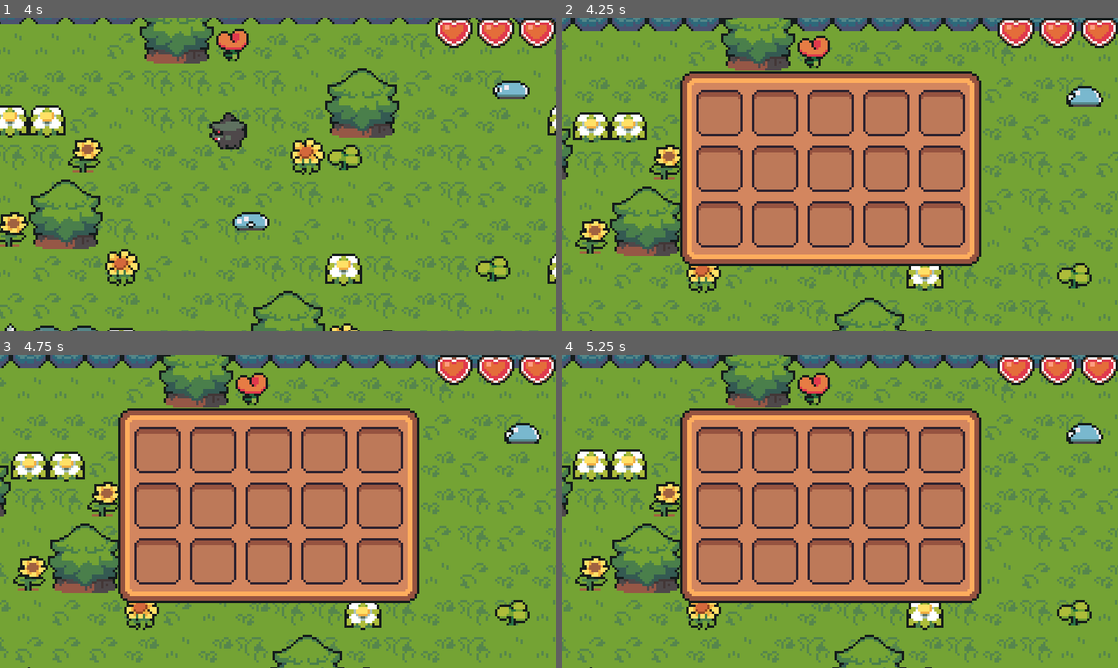
Above: before the commit, frames 1-4 (two rows, left to right).
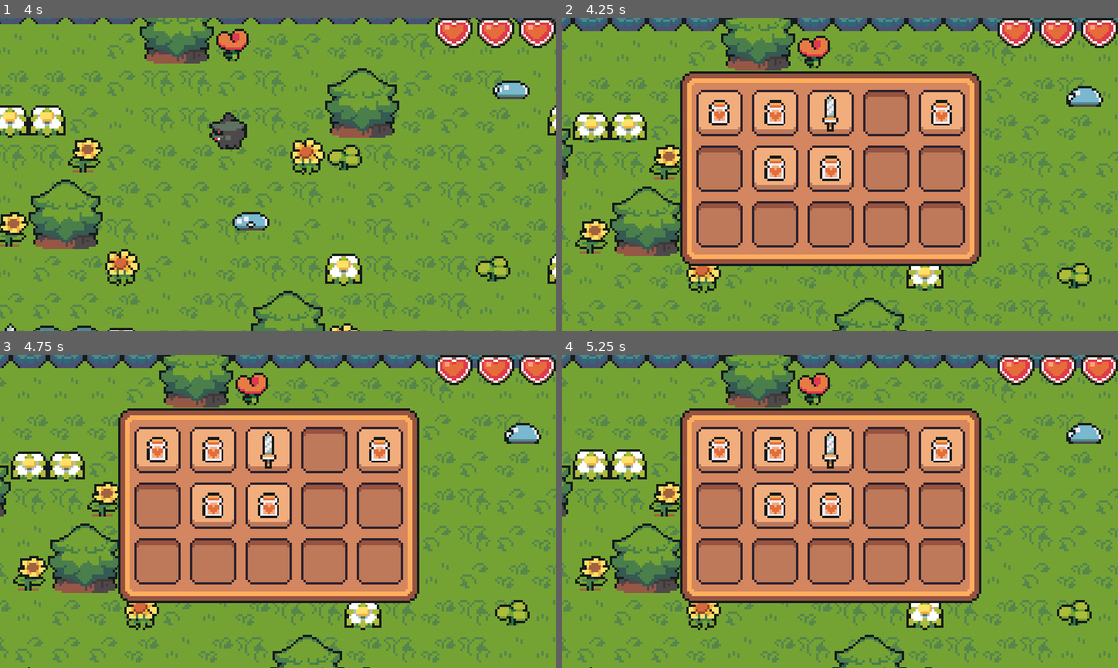
Above: after the commit, the same moments.

Repository: kushiemoon-dev/Crystal_Kingdom
Game: Godot game, scene res://scenes/world.tscn
Same seed, same stepped clock (60 frames per second), same inputs: the game is played once before the commit and once after it.
Inputs:
- Up to frame 1 (4 s): hold Right (ui_right) 0.53-1.28 s; hold Down (ui_down) 1.28-2.03 s; hold Right (ui_right) 2.03-2.78 s; hold Up (ui_up) 2.78-3.53 s; hold Left (ui_left) from 3.53 s (still down)
- Up to frame 2 (4.25 s): keep holding Left (ui_left); tap I (toggle_inventory) at 4.15 s
- Up to frame 3 (4.75 s): keep holding Left (ui_left)
- Up to frame 4 (5.25 s): release Left (ui_left) at 5.03 s; hold Down (ui_down) from 5.03 s (still down)

Frame 1 is identical in both runs. In frame 2, 5.3% of the frame differs, in the area x 24-73%, y 23-54%; in frame 3, 5.3%; in frame 4, 5.3%.

Commit message:
#16 Inventory show items and dynamic just need to create inventory of player based on item

Diff:
--- a/gui/inventory.gd
+++ b/gui/inventory.gd
@@ -4,6 +4,16 @@
 signal closed
 
 var isOpen : bool = false
+
+@onready var inventory: Inventory = preload("res://inventory/Items/playerInventory.tres")
+@onready var slots : Array = $NinePatchRect/GridContainer.get_children()
+
+func _ready():
+	update()
+
+func update():
+	for i in range(min(inventory.items.size(),slots.size())):
+		slots[i].update(inventory.items[i])
 
 func open():
 	visible =true
--- /dev/null
+++ b/gui/slot_gui.gd
@@ -0,0 +1,13 @@
+extends Panel
+
+@onready var backgroundSprite: Sprite2D = $background
+@onready var itemSprite: Sprite2D = $CenterContainer/Panel/Sprite2D
+
+func update(item: InventoryItem):
+	if !item:
+		backgroundSprite.frame = 0
+		itemSprite.visible = false
+	else:
+		backgroundSprite.frame = 1
+		itemSprite.visible = true
+		itemSprite.texture = item.texture
--- a/gui/slot_gui.tscn
+++ b/gui/slot_gui.tscn
@@ -1,5 +1,6 @@
-[gd_scene load_steps=2 format=3 uid="uid://cpep1f4cudgj7"]
+[gd_scene load_steps=3 format=3 uid="uid://cpep1f4cudgj7"]
 
+[ext_resource type="Script" path="res://gui/slot_gui.gd" id="1_0fuab"]
 [ext_resource type="Texture2D" uid="uid://clv2vsna4lim8" path="res://Arts/inventorySlot.png" id="1_w2740"]
 
 [node name="Slot" type="Panel"]
@@ -7,8 +8,20 @@
 custom_minimum_size = Vector2(20, 20)
 offset_right = 20.0
 offset_bottom = 20.0
+script = ExtResource("1_0fuab")
 
-[node name="Sprite2D" type="Sprite2D" parent="."]
+[node name="background" type="Sprite2D" parent="."]
 texture = ExtResource("1_w2740")
 centered = false
 vframes = 2
+
+[node name="CenterContainer" type="CenterContainer" parent="."]
+custom_minimum_size = Vector2(20, 20)
+layout_mode = 0
+offset_right = 20.0
+offset_bottom = 20.0
+
+[node name="Panel" type="Panel" parent="CenterContainer"]
+layout_mode = 2
+
+[node name="Sprite2D" type="Sprite2D" parent="CenterContainer/Panel"]
--- /dev/null
+++ b/inventory/Items/lifepot.tres
@@ -0,0 +1,9 @@
+[gd_resource type="Resource" script_class="InventoryItem" load_steps=3 format=3 uid="uid://bt41s2ot3bdc"]
+
+[ext_resource type="Script" path="res://inventory/inventoryItem.gd" id="1_d4ty5"]
+[ext_resource type="Texture2D" uid="uid://db1nbd6yhrubq" path="res://Arts/LifePot.png" id="2_jqq4l"]
+
+[resource]
+script = ExtResource("1_d4ty5")
+name = "lifepot"
+texture = ExtResource("2_jqq4l")
--- /dev/null
+++ b/inventory/Items/playerInventory.tres
@@ -0,0 +1,10 @@
+[gd_resource type="Resource" script_class="Inventory" load_steps=5 format=3 uid="uid://dx3xglrh0ba13"]
+
+[ext_resource type="Script" path="res://inventory/inventoryItem.gd" id="1_ehb4g"]
+[ext_resource type="Resource" path="res://inventory/Items/lifepot.tres" id="2_ncaek"]
+[ext_resource type="Resource" uid="uid://cecvtclu16npe" path="res://inventory/Items/sword.tres" id="3_kg5v5"]
+[ext_resource type="Script" path="res://inventory/inventory.gd" id="4_7us25"]
+
+[resource]
+script = ExtResource("4_7us25")
+items = Array[ExtResource("1_ehb4g")]([ExtResource("2_ncaek"), ExtResource("2_ncaek"), ExtResource("3_kg5v5"), null, ExtResource("2_ncaek"), null, ExtResource("2_ncaek"), ExtResource("2_ncaek"), null, null])
--- /dev/null
+++ b/inventory/Items/sword.tres
@@ -0,0 +1,9 @@
+[gd_resource type="Resource" script_class="InventoryItem" load_steps=3 format=3 uid="uid://cecvtclu16npe"]
+
+[ext_resource type="Script" path="res://inventory/inventoryItem.gd" id="1_swx3j"]
+[ext_resource type="Texture2D" uid="uid://bac4w60x3at6d" path="res://Arts/BigSword.png" id="2_qnqgk"]
+
+[resource]
+script = ExtResource("1_swx3j")
+name = "sword"
+texture = ExtResource("2_qnqgk")
--- /dev/null
+++ b/inventory/inventory.gd
@@ -0,0 +1,5 @@
+extends Resource
+
+class_name Inventory
+
+@export var items: Array[InventoryItem]
--- /dev/null
+++ b/inventory/inventoryItem.gd
@@ -0,0 +1,6 @@
+extends Resource
+
+class_name InventoryItem
+
+@export var name : String = ""
+@export var texture: Texture2D
--- a/player/player.gd
+++ b/player/player.gd
@@ -15,6 +15,8 @@
 @onready var currentHealth: int = maxHealth
 
 @export var knockbackPower: int = 500
+
+@export var Inventory : Inventory
 
 var isHurt : bool = false
 
--- a/player/player.tscn
+++ b/player/player.tscn
@@ -1,7 +1,8 @@
-[gd_scene load_steps=14 format=3 uid="uid://bjbd074eojfmk"]
+[gd_scene load_steps=15 format=3 uid="uid://bjbd074eojfmk"]
 
 [ext_resource type="Script" path="res://player/player.gd" id="1_0m06o"]
 [ext_resource type="Texture2D" uid="uid://iq575qoxfhyh" path="res://Arts/player sprites.png" id="1_o2450"]
+[ext_resource type="Resource" uid="uid://dx3xglrh0ba13" path="res://inventory/Items/playerInventory.tres" id="2_rsvxd"]
 [ext_resource type="Animation" uid="uid://cdiar4gyxkk83" path="res://movement/walkDown.res" id="3_n2eqn"]
 [ext_resource type="Animation" uid="uid://bwp8cavdmgebt" path="res://movement/walkLeft.res" id="4_135y6"]
 [ext_resource type="Animation" uid="uid://bub8wf5h3pjh" path="res://movement/walkRight.res" id="5_mu225"]
@@ -99,6 +100,7 @@
 y_sort_enabled = true
 texture_filter = 1
 script = ExtResource("1_0m06o")
+Inventory = ExtResource("2_rsvxd")
 
 [node name="Sprite2D" type="Sprite2D" parent="."]
 clip_children = 2
